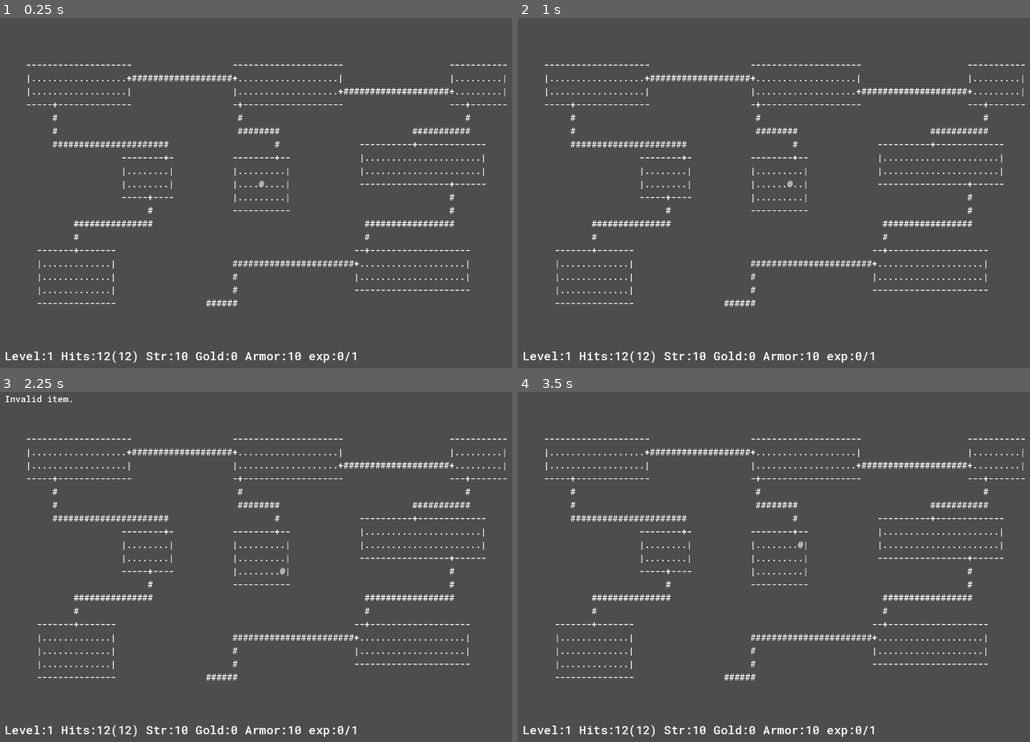
Above: before the commit, frames 1-4 (two rows, left to right).
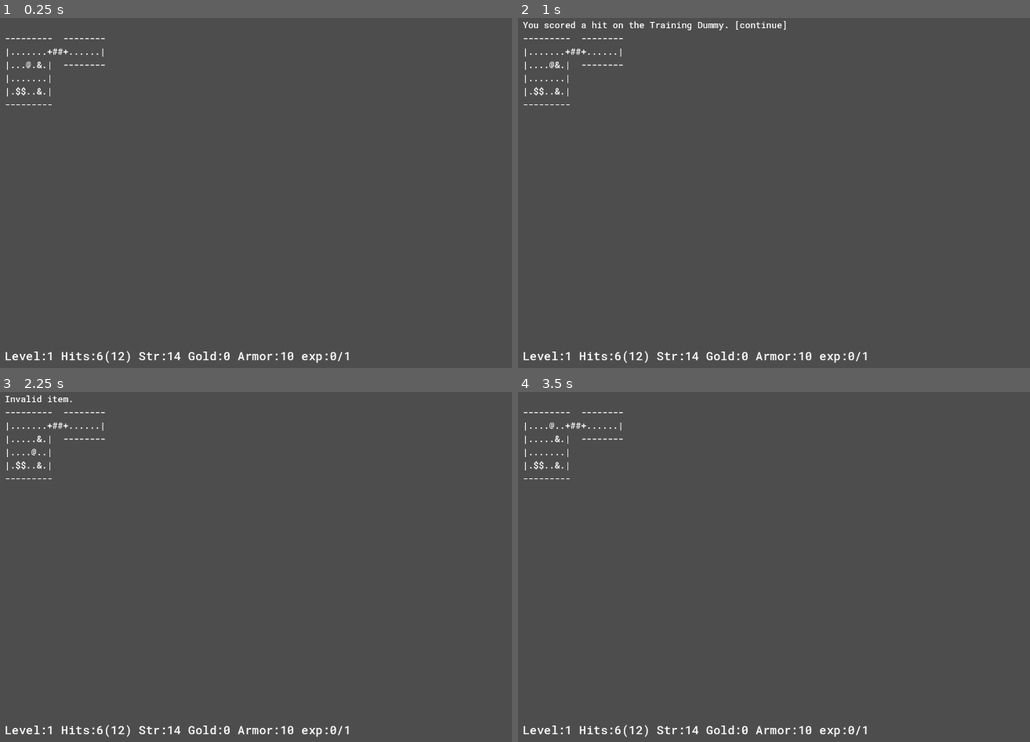
Above: after the commit, the same moments.

Repository: Kristjan-Kessel/GodotRogue
Game: Godot game, scene res://Scenes/main.tscn
Two runs of this game, one before a commit and one after it. Both use one fixed random seed, a clock stepped at 60 frames per second and the inputs below.
Inputs:
- Up to frame 1 (0.25 s): no input
- Up to frame 2 (1 s): tap Enter at 0.5 s; hold Right (ui_right) from 0.53 s (still down); tap Space (continue) at 0.6 s
- Up to frame 3 (2.25 s): tap Space (continue) at 1.25, 1.55, 2 s; release Right (ui_right) at 1.28 s; hold Down (ui_down) 1.28-2.03 s; tap D (command_drop) at 1.35 s; hold Right (ui_right) from 2.03 s (still down); tap F (command_find) at 2.1 s
- Up to frame 4 (3.5 s): tap Space (continue) at 2.3, 2.75, 3.05 s; release Right (ui_right) at 2.78 s; hold Up (ui_up) from 2.78 s (still down); tap . (command_rest) at 2.85 s

The runs differ from the first frame. In frame 1, 4.2% of the frame differs, in the area x 1-100%, y 5-99%; in frame 2, 4.6%, in the area x 0-100%, y 0-99%; in frame 3, 4.2%; in frame 4, 4.2%.

Commit message:
Add training dummy enemy and base for enemies

Diff:
--- a/Scenes/main.tscn
+++ b/Scenes/main.tscn
@@ -8,6 +8,8 @@
 
 [node name="Main" type="Node2D"]
 script = ExtResource("1_iie3f")
+
+[node name="Enemies" type="Node" parent="."]
 
 [node name="UI" type="VBoxContainer" parent="."]
 anchors_preset = 5
@@ -39,6 +41,8 @@
 
 [node name="Stats" type="Node" parent="Player"]
 script = ExtResource("5_pbw6q")
+current_hp = 6
+strength = 14
 
 [node name="Camera2D" type="Camera2D" parent="."]
 position = Vector2(638, 362)
--- /dev/null
+++ b/Scripts/Enemies/Base/enemy.gd
@@ -0,0 +1,9 @@
+extends Entity
+class_name Enemy
+
+@export var health: int
+@export var armor: int
+@export var strength: int
+
+func on_turn():
+	print("%s: my turn! i have %d health" % [label,health])
--- /dev/null
+++ b/Scripts/Enemies/Base/enemy_data.gd
@@ -0,0 +1,9 @@
+extends Node
+class_name EnemyData
+
+var position: Vector2
+var path: String
+
+func _init(_position, _path) -> void:
+	path = _path
+	position = _position
--- /dev/null
+++ b/Scripts/Enemies/Base/entity.gd
@@ -0,0 +1,6 @@
+extends Node
+class_name Entity
+
+var ascii: String
+@export var position : Vector2 = Vector2.ZERO
+@export var label: String = ""
--- /dev/null
+++ b/Scripts/Enemies/training_dummy.gd
@@ -0,0 +1,8 @@
+extends Enemy
+
+func _ready() -> void:
+	health = 100
+	armor = 10
+	strength = 0
+	label = "Training Dummy"
+	ascii = "&"
--- /dev/null
+++ b/Scripts/Enemies/training_dummy.tscn
@@ -0,0 +1,6 @@
+[gd_scene load_steps=2 format=3 uid="uid://yt005m1etlyu"]
+
+[ext_resource type="Script" uid="uid://bhmtrvsy2kp5q" path="res://Scripts/Enemies/training_dummy.gd" id="1_p2wxy"]
+
+[node name="TrainingDummy" type="Node2D"]
+script = ExtResource("1_p2wxy")
--- a/Scripts/Items/Gold.gd
+++ b/Scripts/Items/Gold.gd
@@ -7,5 +7,5 @@
 	ascii = Constants.GOLD
 
 func on_pickup(player: Node, tile: Tile):
-	player.gold = player.gold+1
+	player.stats.gold = player.stats.gold+1
 	type = Type.GOLD
--- a/Scripts/Items/Weapon.gd
+++ b/Scripts/Items/Weapon.gd
@@ -1,10 +1,12 @@
 extends Item
 class_name Weapon
 
-var strength_bonus: int
+var bonus_attack: int
+var dice: int
 
-func _init(_label: String, _description: String, _strength_bonus: int):
+func _init(_label: String, _description: String, _bonus_attack: int, _dice: int):
 	label = _label
 	description = _description
-	strength_bonus = _strength_bonus
+	bonus_attack = _bonus_attack
 	type = Type.WEAPON
+	dice = _dice
--- a/Scripts/Level/level_generator.gd
+++ b/Scripts/Level/level_generator.gd
@@ -254,6 +254,7 @@
 
 static func convert_ascii_to_tiles(ascii_map: Array, player: Node) -> Array:
 	var tile_map = []
+	var enemies = []
 	for y in range(ascii_map.size()):
 		var row = []
 		for x in range(ascii_map[y].size()):
@@ -276,11 +277,15 @@
 				Constants.GOLD:
 					tile = Tile.new("FLOOR",true,Constants.FLOOR,false)
 					tile.item = Gold.new()
+				"&":
+					tile = Tile.new("FLOOR",true,Constants.FLOOR,false)
+					var enemy = EnemyData.new(Vector2(x,y),"res://Scripts/Enemies/training_dummy.tscn")
+					enemies.append(enemy)
 				_:
 					tile = Tile.new("EMPTY", false,Constants.EMPTY, false)
 			row.append(tile)
 		tile_map.append(row)
-	return tile_map
+	return [tile_map,enemies]
 
 static func get_ascii_from_file(file_name: String) -> Array:
 	var path = "res://Test Levels/" + file_name
--- a/Scripts/Level/ui.gd
+++ b/Scripts/Level/ui.gd
@@ -2,18 +2,20 @@
 
 @onready var stats_label = $StatsLabel
 
-func update_stats(ps):
-	stats_label.text = format_stats(ps)
+func update_stats(player, turn):
+	stats_label.text = format_stats(player)
 
 func set_stats_message(message):
 	stats_label.text = message
 
-func format_stats(stats):
+func format_stats(player):
 	var strength_bonus = ""
 	var armor_bonus = ""
 
-	if stats.bonus_strength >= 1:
-		strength_bonus = "(+%d)" % stats.bonus_strength
+	var stats = player.stats
+
+	if player.weapon_item.bonus_attack > 0:
+		strength_bonus = "(+%d)" % player.weapon_item.bonus_attack
 
 	if stats.bonus_armor >= 1:
 		armor_bonus = "(+%d)" % stats.bonus_armor
--- a/Scripts/Player/player.gd
+++ b/Scripts/Player/player.gd
@@ -1,4 +1,4 @@
-extends Node
+extends Entity
 
 signal action_taken()
 signal player_move(new_position)
@@ -8,10 +8,7 @@
 signal render_map()
 signal drop_item(item)
 
-var ascii = Constants.PLAYER
-
 # Movement variables
-var position : Vector2 = Vector2.ZERO
 var move_direction = Vector2.ZERO
 var is_moving = false
 var move_delay_timer = 0.0
@@ -23,17 +20,19 @@
 @onready var stats = $Stats
 
 # Commands
-enum CommandType {NONE, FIND, MOVE, INVENTORY, DROP, WEAR_ARMOR, WIELD_WEAPON, USE_ITEM} # For commands that take an argument to execute (ex: direction)
+enum CommandType {NONE, FIND, MOVE, INVENTORY, DROP, WEAR_ARMOR, WIELD_WEAPON, USE_ITEM, ATTACK} # For commands that take an argument to execute (ex: direction)
 var current_command = CommandType.NONE
 
 # Inventory
 var inventory = []
 var armor_item = null
-var weapon_item = Weapon.new("Dagger","Just a basic dagger",1)
+var weapon_item = Weapon.new("Dagger","Just a basic dagger",0,6)
 
 func _ready() -> void:
+	ascii = Constants.PLAYER
+
 	inventory.append(Item.new("Totem of debugging","Used to test if the inventory is functioning correctly"))
-	inventory.append(Weapon.new("Sword +1","Grants +1 to damage and hit",1))
+	inventory.append(Weapon.new("Sword +1","Grants +1 to damage and hit",1,10))
 	inventory.append(Armor.new("Armor +1","Grants +1 to armor",1))
 	inventory.append(Potion.new())
 func _process(delta: float) -> void:
@@ -93,7 +92,6 @@
 					if weapon_item != null:
 						inventory.append(weapon_item)
 					weapon_item = item
-					stats.bonus_strength = weapon_item.strength_bonus
 					inventory.erase(item)
 					log_message.emit("Wielded "+item.label+" as a weapon.")
 				else:
@@ -151,7 +149,12 @@
 		if direction != Vector2.ZERO:
 			command_find.emit(direction)
 			clear_command()
-
+	elif current_command == CommandType.ATTACK:
+		if Input.is_action_just_pressed("continue"):
+			current_command = CommandType.MOVE
+			log_message.emit("")
+			action_taken.emit()
+			return
 	if current_command == CommandType.NONE || current_command == CommandType.MOVE:
 		if Input.is_action_just_pressed("ui_up") || Input.is_action_just_pressed("ui_down") || Input.is_action_just_pressed("ui_left") || Input.is_action_just_pressed("ui_right"):
 			current_command = CommandType.MOVE
@@ -197,6 +200,27 @@
 	if move_direction != Vector2.ZERO:
 		player_move.emit(position + move_direction)
 
+func attack_enemy(enemy: Enemy):
+	current_command = CommandType.ATTACK
+	var hit = Globals.rng.randi_range(1,20)
+	var crit = hit == 20
+	var hit_bonus = weapon_item.bonus_attack + stats.get_attack()
+	print("%d + %d" % [hit, hit_bonus])
+	hit += hit_bonus
+
+	if hit>=enemy.armor || crit:
+		var damage = Globals.rng.randi_range(1,weapon_item.dice)
+		print("damage: %d + %d" % [damage, hit_bonus])
+		damage += hit_bonus
+		enemy.health -= damage
+		if crit:
+			damage += damage
+			log_message.emit("You scored an excellent hit on the %s. [continue]" % enemy.label)
+		else:
+			log_message.emit("You scored a hit on the %s. [continue]" % enemy.label)
+	else:
+		log_message.emit("You missed the %s. [continue]" % [enemy.label])
+
 func get_item_from_key() -> Item:
 	for c in Constants.INVENTORY_CHARS:
 		if Input.is_key_pressed(OS.find_keycode_from_string(c)):
--- a/Scripts/Player/stats.gd
+++ b/Scripts/Player/stats.gd
@@ -10,7 +10,6 @@
 @export var max_exp: int = 1
 
 var bonus_armor = 0
-var bonus_strength = 0
 
 func _set_current_exp(new_exp):
 	current_exp = new_exp
@@ -23,8 +22,8 @@
 func _set_current_hp(new_hp):
 	current_hp = clamp(new_hp,0,max_hp)
 
-func get_total_strength():
-	return strength+bonus_strength
-
 func get_total_armor():
 	return armor+bonus_armor
+
+func get_attack():
+	return (strength-10)/2
--- a/Scripts/main.gd
+++ b/Scripts/main.gd
@@ -4,30 +4,50 @@
 @onready var level = $UI/MapLabel
 @onready var player = $Player
 @onready var ui = $UI
+@onready var enemies = $Enemies
 
 var log_message = ""
+
+@export var turn = 0
 
 func _ready():
 	Globals.initialize_randomness()
 	print("Using seed: ", Globals.rng_seed)
-	ui.update_stats(player.stats)
-	new_level()
-	#test_level()
+	ui.update_stats(player, turn)
+	#new_level()
+	test_level()
 
 func get_tile(position: Vector2) -> Tile:
 	return map_data[position.y][position.x]
 
-func _process(delta: float) -> void:
-	pass
+var enemy_cache = {}
+
+func spawn_enemies(enemy_list):
+	for enemy_data in enemy_list:
+		var enemy_scene = enemy_cache.get(enemy_data.path)
+		if enemy_scene == null:
+			enemy_scene = load(enemy_data.path)
+			enemy_cache[enemy_data.path] = enemy_scene
+
+		var enemy = enemy_scene.instantiate()
+		enemy.position = enemy_data.position
+		enemies.add_child(enemy)
+
+		var tile = get_tile(enemy_data.position)
+		tile.entity = enemy
 
 func test_level():
 	var ascii_map = LevelGenerator.get_ascii_from_file("text.txt")
-	map_data = LevelGenerator.convert_ascii_to_tiles(ascii_map, player)
+	var level_data = LevelGenerator.convert_ascii_to_tiles(ascii_map, player)
+	map_data = level_data[0]
+	spawn_enemies(level_data[1])
 	render_map()
 
 func new_level():
 	var ascii_map = LevelGenerator.generate_level()
-	map_data = LevelGenerator.convert_ascii_to_tiles(ascii_map, player)
+	var level_data = LevelGenerator.convert_ascii_to_tiles(ascii_map, player)
+	map_data = level_data[0]
+	spawn_enemies(level_data[1])
 	render_map()
 
 func render_map():
@@ -67,23 +87,37 @@
 	var moved = false
 
 	var target_tile = get_tile(new_position)
-	if target_tile.is_walkable and target_tile.entity == null:
-		get_tile(player.position).entity = null
-		player.position = new_position
-		target_tile.entity = player
-		moved = true
-		if target_tile.item != null:
-			var item = target_tile.item
-			item.on_pickup(player, target_tile)
-			log_message = "You picked up "+item.label
-			target_tile.item = null
-
+	if target_tile.is_walkable:
+		if target_tile.entity == null:
+			get_tile(player.position).entity = null
+			player.position = new_position
+			target_tile.entity = player
+			moved = true
+			if target_tile.item != null:
+				var item = target_tile.item
+				item.on_pickup(player, target_tile)
+				log_message = "You picked up "+item.label
+				target_tile.item = null
+		else:
+			var entity = target_tile.entity
+			player.attack_enemy(entity)
+			return moved
 	on_action_taken();
 	return moved
 
 func on_action_taken():
+	for enemy in enemies.get_children():
+		if enemy.health <= 0:
+			log_message = "You defeated the %s." % enemy.label
+			var tile = get_tile(enemy.position)
+			tile.entity = null
+			enemy.queue_free()
+		else:
+			enemy.on_turn()
+
 	render_map()
-	ui.update_stats(player.stats)
+	turn += 1
+	ui.update_stats(player, turn)
 
 func _on_player_log_message(new_message: Variant) -> void:
 	log_message = new_message
@@ -123,13 +157,12 @@
 			else:
 				break
 
-
 func _on_player_open_inventory(text: String) -> void:
 	render_inventory(text)
 
 func _on_player_render_map() -> void:
 	render_map()
-	ui.update_stats(player.stats)
+	ui.update_stats(player,turn)
 
 func _on_player_drop_item(item: Variant) -> void:
 	var tile = get_tile(player.position)
--- a/project.godot
+++ b/project.godot
@@ -51,6 +51,7 @@
 continue={
 "deadzone": 0.2,
 "events": [Object(InputEventKey,"resource_local_to_scene":false,"resource_name":"","device":-1,"window_id":0,"alt_press …(191 unchanged characters)…
+, Object(InputEventKey,"resource_local_to_scene":false,"resource_name":"","device":-1,"window_id":0,"alt_pressed":false,"shift_pressed":false,"ctrl_pressed":false,"meta_pressed":false,"pressed":false,"keycode":0,"physical_keycode":4194309,"key_label":0,"unicode":0,"location":0,"echo":false,"script":null)
 ]
 }
 command_drop={
Not shown, added: Scripts/Enemies/Base/enemy.gd.uid
Not shown, added: Scripts/Enemies/Base/enemy_data.gd.uid
Not shown, added: Scripts/Enemies/Base/entity.gd.uid
Not shown, added: Scripts/Enemies/training_dummy.gd.uid
Not shown, changed: Test Levels/text.txt
